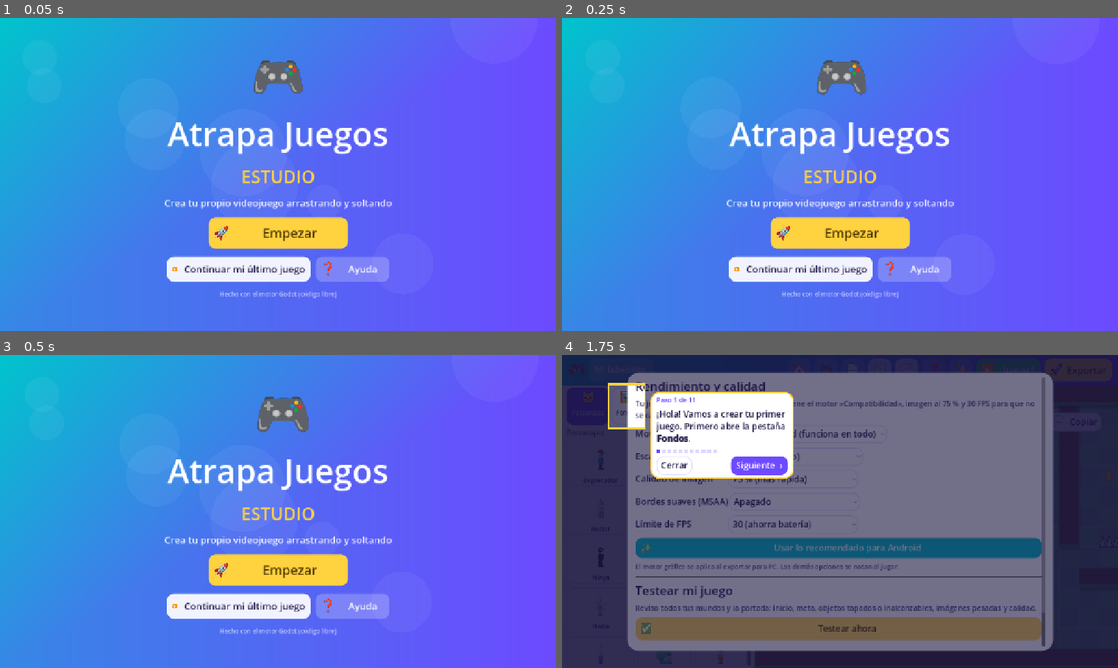
Above: before the commit, frames 1-4 (two rows, left to right).
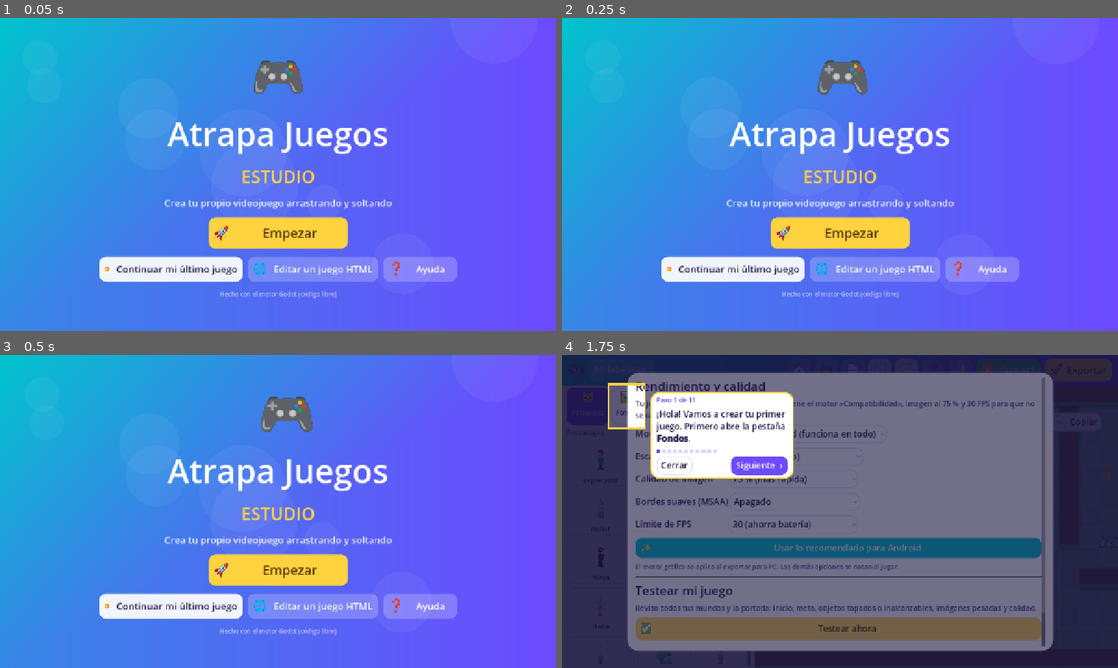
Above: after the commit, the same moments.

Repository: fdoahch-glitch/Atrapa-juegos-
Game: Godot game, scene res://tools/prueba_rendimiento.tscn
The game is run twice, just before and just after one commit, with the same random seed, the same clock (stepped at 60 frames per second) and the same inputs. This scene is started directly instead of the project's main scene.
Inputs (mouse positions are in pixels of both pictures, inside the frame that each line leads up to):
- Up to frame 1 (0.05 s): no input
- Up to frame 2 (0.25 s): no input
- Up to frame 3 (0.5 s): no input
- Up to frame 4 (1.75 s): click (873, 605) at 0.5 s, where only the run after the commit has a clickable "Editar un juego HTML"; click "Testear ahora" at 1.25 s

The runs differ from the first frame. In frame 1, 3.5% of the frame differs, in the area x 17-83%, y 76-85%; in frame 2, 3.7%; in frame 3, 4.0%, in the area x 17-83%, y 13-85%; in frame 4, nothing differs.

Commit message:
Marco de pantalla del celular, medición de FPS, editor visual HTML y guía para mejorar dibujos
Co-Authored-By: Claude Sonnet 5.5 <noreply@anthropic.com>
Claude-Session: https://claude.ai/code/session_01V7GrLYPoGQy1qX7x63m4eT

Diff:
--- a/proyecto/plantilla_juego/scripts/partida.gd
+++ b/proyecto/plantilla_juego/scripts/partida.gd
@@ -75,8 +75,13 @@
 	_musica.play()
 
 
+var _medida := {}
+
+
 func _process(dt: float) -> void:
 	_t += dt
+	if _juego != null and is_instance_valid(_juego):
+		Rendimiento.medir(_medida, dt)
 	if _musica and _juego and "_sonido" in _juego and _juego._sonido:
 		_musica.stream_paused = _juego._sonido.silencio
 	if _titulo:
--- /dev/null
+++ b/proyecto/scripts/editor_html.gd
@@ -0,0 +1,103 @@
+extends RefCounted
+## Editor visual para juegos y páginas HTML. Se abre en el navegador, sin internet.
+
+const RUTA := "user://editor_html.html"
+
+
+static func abrir() -> bool:
+	var f := FileAccess.open(RUTA, FileAccess.WRITE)
+	if f == null:
+		return false
+	f.store_string(PAGINA)
+	f.close()
+	return OS.shell_open(ProjectSettings.globalize_path(RUTA)) == OK
+
+
+const PAGINA := """<!DOCTYPE html>
+<html lang="es"><head><meta charset="utf-8"><title>Editor visual HTML · Atrapa Juegos Estudio</title>
+<style>
+*{box-sizing:border-box}body{margin:0;font-family:system-ui,sans-serif;background:#241b4b;color:#241b4b;display:flex;flex-direction:column;height:100vh}
+header{background:linear-gradient(90deg,#00c4cc,#6d4aff);padding:10px;display:flex;gap:8px;flex-wrap:wrap;align-items:center;color:#fff}
+header b{font-size:18px;margin-right:8px}button,label.btn{background:#fff;color:#241b4b;border:0;border-radius:12px;padding:9px 14px;font-weight:700;cursor:pointer;font-size:14px}
+button.y{background:#ffd23f}button.p{background:#6d4aff;color:#fff}main{flex:1;display:flex;min-height:0}
+#lado{width:290px;background:#fff;padding:12px;overflow:auto;font-size:14px}#lado h3{margin:6px 0}
+#lado label{display:block;margin:8px 0 2px;font-weight:700}#lado input,#lado textarea{width:100%;padding:7px;border:2px solid #e3dfff;border-radius:10px;font-size:14px}
+#lado input[type=color]{height:38px;padding:2px}#cen{flex:1;display:flex;justify-content:center;align-items:flex-start;overflow:auto;padding:12px}
+iframe{background:#fff;border:0;border-radius:10px;width:100%;height:100%;min-height:500px}#msg{color:#fff;margin-left:auto;font-size:13px}
+.fila{display:flex;gap:6px}.fila button{flex:1;padding:7px 4px;font-size:13px;background:#f1efff}
+</style></head><body>
+<header><b>Editor visual HTML</b>
+<label class="btn y">Abrir juego .html<input id="abrir" type="file" accept=".html,.htm" hidden></label>
+<button id="deshacer">Deshacer</button><button id="modo" class="p">Probar el juego</button><button id="guardar" class="y">Descargar HTML</button>
+<span id="msg">Abre tu archivo .html, haz clic en cualquier cosa para editarla y arrastra para moverla.</span></header>
+<main><div id="cen"><iframe id="v" sandbox="allow-same-origin"></iframe></div>
+<aside id="lado"><h3>Elemento</h3><div id="nada">Haz clic en algo de la página.</div>
+<div id="panel" hidden>
+<div id="etq" style="color:#6d4aff;font-weight:700"></div>
+<label>Texto</label><textarea id="txt" rows="3"></textarea>
+<label>Color del texto</label><input id="col" type="color">
+<label>Color de fondo</label><input id="fon" type="color">
+<label>Tamaño de letra (px)</label><input id="tam" type="number" min="6" max="200">
+<label>Ancho (px)</label><input id="anc" type="number" min="0">
+<label>Alto (px)</label><input id="alt" type="number" min="0">
+<label>Esquinas redondas (px)</label><input id="rad" type="number" min="0" max="200">
+<label>Transparencia (0 a 1)</label><input id="opa" type="number" min="0" max="1" step="0.1">
+<label>Cambiar imagen</label><input id="img" type="file" accept="image/*">
+<div class="fila" style="margin-top:10px"><button id="dup">Duplicar</button><button id="del">Borrar</button></div>
+</div><h3 style="margin-top:18px">Agregar</h3>
+<div class="fila"><button id="aT">Texto</button><button id="aB">Botón</button><button id="aC">Caja</button></div>
+<label>Agregar imagen</label><input id="aI" type="file" accept="image/*"></aside></main>
+<script>
+var v=document.getElementById('v'),sel=null,hist=[],modoProbar=false,drag=null,base='';
+function $(i){return document.getElementById(i)}
+function d(){return v.contentDocument}
+function say(t){$('msg').textContent=t}
+function limpio(){var c=d().documentElement.cloneNode(true);
+  c.querySelectorAll('[data-sel]').forEach(function(e){e.removeAttribute('data-sel')});
+  var s=c.querySelector('#__ed');if(s)s.remove();return '<!DOCTYPE html>\\n'+c.outerHTML}
+function snap(){hist.push(limpio());if(hist.length>60)hist.shift()}
+function cargar(h){v.srcdoc=h;v.onload=function(){if(modoProbar)return;
+  var st=d().createElement('style');st.id='__ed';st.textContent='[data-sel]{outline:3px solid #6d4aff!important;outline-offset:2px}*{cursor:default}';
+  d().head.appendChild(st);d().addEventListener('mousedown',dn,true);d().addEventListener('mousemove',mv,true);d().addEventListener('mouseup',up,true);
+  d().addEventListener('click',function(e){e.preventDefault()},true);d().addEventListener('keydown',kd,true);sel=null;mostrar()}}
+function dn(e){e.preventDefault();var t=e.target;if(t===d().documentElement)t=d().body;seleccionar(t);
+  var cs=d().defaultView.getComputedStyle(t);var tx=parseFloat(t.getAttribute('data-x')||0),ty=parseFloat(t.getAttribute('data-y')||0);
+  drag={x:e.clientX,y:e.clientY,tx:tx,ty:ty,moved:false}}
+function mv(e){if(!drag||!sel||sel===d().body)return;var dx=e.clientX-drag.x,dy=e.clientY-drag.y;
+  if(!drag.moved&&Math.abs(dx)+Math.abs(dy)<4)return;if(!drag.moved){snap();drag.moved=true}
+  mover(sel,drag.tx+dx,drag.ty+dy)}
+function up(){drag=null}
+function mover(el,x,y){el.setAttribute('data-x',x);el.setAttribute('data-y',y);el.style.transform='translate('+x+'px,'+y+'px)'}
+function kd(e){if(!sel||sel===d().body)return;var s=e.shiftKey?10:1,x=parseFloat(sel.getAttribute('data-x')||0),y=parseFloat(sel.getAttribute('data-y')||0),m=true;
+  if(e.key=='ArrowLeft')x-=s;else if(e.key=='ArrowRight')x+=s;else if(e.key=='ArrowUp')y-=s;else if(e.key=='ArrowDown')y+=s;else if(e.key=='Delete'){borrar();return}else m=false;
+  if(m){e.preventDefault();snap();mover(sel,x,y)}}
+function seleccionar(t){if(sel)sel.removeAttribute('data-sel');sel=t;sel.setAttribute('data-sel','1');mostrar()}
+function hex(c){var m=c.match(/\\d+/g);if(!m||(m.length>3&&+m[3]===0))return '#ffffff';return '#'+m.slice(0,3).map(function(n){return ('0'+(+n).toString(16)).slice(-2)}).join('')}
+function mostrar(){$('nada').hidden=!!sel;$('panel').hidden=!sel;if(!sel)return;
+  var cs=d().defaultView.getComputedStyle(sel);$('etq').textContent='<'+sel.tagName.toLowerCase()+'>'+(sel.id?' #'+sel.id:'');
+  $('txt').value=sel.children.length===0?sel.textContent:'(tiene otros elementos dentro)';$('txt').disabled=sel.children.length!==0;
+  $('col').value=hex(cs.color);$('fon').value=hex(cs.backgroundColor);$('tam').value=parseFloat(cs.fontSize);
+  $('anc').value=Math.round(sel.getBoundingClientRect().width);$('alt').value=Math.round(sel.getBoundingClientRect().height);
+  $('rad').value=parseFloat(cs.borderRadius)||0;$('opa').value=cs.opacity}
+function cambiar(id,fn){$(id).addEventListener('input',function(){if(!sel)return;snap();fn($(id).value)})}
+cambiar('txt',function(x){sel.textContent=x});cambiar('col',function(x){sel.style.color=x});cambiar('fon',function(x){sel.style.backgroundColor=x});
+cambiar('tam',function(x){sel.style.fontSize=x+'px'});cambiar('anc',function(x){sel.style.width=x+'px'});cambiar('alt',function(x){sel.style.height=x+'px'});
+cambiar('rad',function(x){sel.style.borderRadius=x+'px'});cambiar('opa',function(x){sel.style.opacity=x});
+function leer(f,cb){var r=new FileReader();r.onload=function(){cb(r.result)};r.readAsDataURL(f)}
+$('img').onchange=function(e){if(sel&&e.target.files[0]){snap();leer(e.target.files[0],function(u){if(sel.tagName=='IMG')sel.src=u;else sel.style.backgroundImage='url('+u+')'})}};
+function borrar(){if(sel&&sel!==d().body){snap();sel.remove();sel=null;mostrar()}}
+$('del').onclick=borrar;
+$('dup').onclick=function(){if(sel&&sel!==d().body){snap();var c=sel.cloneNode(true);c.removeAttribute('data-sel');sel.after(c);seleccionar(c);mover(c,(+c.getAttribute('data-x')||0)+20,(+c.getAttribute('data-y')||0)+20)}};
+function agregar(el){snap();(sel&&sel!==d().body&&sel.children.length>=0&&sel.tagName!='IMG'&&sel.tagName!='BUTTON'?d().body:d().body).appendChild(el);seleccionar(el)}
+$('aT').onclick=function(){var e=d().createElement('p');e.textContent='Nuevo texto';e.style.cssText='font-size:28px;color:#241b4b';agregar(e)};
+$('aB').onclick=function(){var e=d().createElement('button');e.textContent='Botón';e.style.cssText='font-size:22px;padding:12px 22px;border:0;border-radius:14px;background:#ffd23f';agregar(e)};
+$('aC').onclick=function(){var e=d().createElement('div');e.style.cssText='width:160px;height:100px;background:#6d4aff;border-radius:16px';agregar(e)};
+$('aI').onchange=function(e){if(e.target.files[0])leer(e.target.files[0],function(u){var i=d().createElement('img');i.src=u;i.style.maxWidth='240px';agregar(i)})};
+$('deshacer').onclick=function(){if(hist.length){cargar(hist.pop());say('Deshecho')}};
+$('modo').onclick=function(){if(!base&&!hist.length&&!v.srcdoc)return;var h=limpio();modoProbar=!modoProbar;
+  if(modoProbar){v.setAttribute('sandbox','allow-scripts allow-same-origin allow-pointer-lock');v.srcdoc=h;$('modo').textContent='Volver a editar';say('Probando: los scripts del juego funcionan aquí')}
+  else{v.setAttribute('sandbox','allow-same-origin');cargar(h);$('modo').textContent='Probar el juego';say('Editando')}};
+$('guardar').onclick=function(){var h=modoProbar?v.srcdoc:limpio();var a=document.createElement('a');a.href=URL.createObjectURL(new Blob([h],{type:'text/html'}));a.download='mi-juego-editado.html';a.click();say('Descargado')};
+$('abrir').onchange=function(e){var f=e.target.files[0];if(!f)return;var r=new FileReader();r.onload=function(){base=r.result;hist=[];modoProbar=false;v.setAttribute('sandbox','allow-same-origin');cargar(base);say('Abierto: '+f.name)};r.readAsText(f)};
+cargar('<!DOCTYPE html><html><body style="font-family:sans-serif;text-align:center;padding:60px"><h1>Abre tu juego .html con el botón amarillo</h1><p>Aquí podrás cambiar textos, colores, tamaños, mover y agregar cosas.</p></body></html>');
+</script></body></html>"""
--- a/proyecto/scripts/escenario.gd
+++ b/proyecto/scripts/escenario.gd
@@ -80,6 +80,23 @@
 	draw_rect(Rect2(0, mundo.end.y, size.x, maxf(0.0, size.y - mundo.end.y)), sombra)
 	draw_rect(Rect2(0, mundo.position.y, maxf(0.0, mundo.position.x), mundo.size.y), sombra)
 	draw_rect(Rect2(mundo.end.x, mundo.position.y, maxf(0.0, size.x - mundo.end.x), mundo.size.y), sombra)
+	_dibujar_marco_pantalla()
+
+
+## Marco de la pantalla del celular: lo que se verá de una vez, según vertical u horizontal.
+func _dibujar_marco_pantalla() -> void:
+	if str(Datos.nivel.get("disp", "pc")) != "movil":
+		return
+	var vertical: bool = str(Datos.nivel.get("orient", "horizontal")) == "vertical"
+	var ratio := 9.0 / 16.0 if vertical else 16.0 / 9.0
+	var ancho_celdas := Datos.FILAS * ratio
+	var x0 := 0.0
+	for it in Datos.nivel["items"]:
+		if it["t"] == "player":
+			x0 = clampf(float(it["x"]) + 0.5 - ancho_celdas / 2.0, 0.0, maxf(0.0, float(Datos.nivel["cols"]) - ancho_celdas))
+	var r := Rect2(origen + Vector2(x0 * Z, 0.0), Vector2(ancho_celdas * Z, Datos.FILAS * Z))
+	draw_rect(r, Color(1, 0.85, 0.2, 0.9), false, 3.0)
+	draw_string(ThemeDB.fallback_font, r.position + Vector2(8, 22), "Pantalla del celular (%s)" % ("vertical" if vertical else "horizontal"), HORIZONTAL_ALIGNMENT_LEFT, -1, 15, Color(1, 0.85, 0.2))
 
 
 func _dibujar_mundo(ci: CanvasItem) -> void:
--- a/proyecto/scripts/inicio.gd
+++ b/proyecto/scripts/inicio.gd
@@ -8,6 +8,7 @@
 signal dinorun   # ya no se usa; se deja para no romper conexiones antiguas
 
 const Estilo := preload("res://scripts/estilo.gd")
+const EditorHtml := preload("res://scripts/editor_html.gd")
 const Categorias := preload("res://scripts/categorias.gd")
 
 var _scroll: ScrollContainer
@@ -104,6 +105,12 @@
 		var bc := _boton("Continuar mi último juego", "▶", Color(1, 1, 1, 0.92), Estilo.TINTA, 330)
 		bc.pressed.connect(func(): continuar.emit())
 		pie.add_child(bc)
+	var bh := _boton("Editar un juego HTML", "🌐", Color(1, 1, 1, 0.22), Color.WHITE, 300)
+	bh.pressed.connect(func():
+		if not OS.has_feature("web") and not EditorHtml.abrir():
+			bh.text = "  No pude abrir el navegador")
+	if not OS.has_feature("web"):
+		pie.add_child(bh)
 	var ba := _boton("Ayuda", "❓", Color(1, 1, 1, 0.22), Color.WHITE, 170)
 	ba.pressed.connect(func(): ayuda.emit())
 	pie.add_child(ba)
--- a/proyecto/scripts/partida.gd
+++ b/proyecto/scripts/partida.gd
@@ -75,8 +75,13 @@
 	_musica.play()
 
 
+var _medida := {}
+
+
 func _process(dt: float) -> void:
 	_t += dt
+	if _juego != null and is_instance_valid(_juego):
+		Rendimiento.medir(_medida, dt)
 	if _musica and _juego and "_sonido" in _juego and _juego._sonido:
 		_musica.stream_paused = _juego._sonido.silencio
 	if _titulo:
--- a/proyecto/scripts/rendimiento.gd
+++ b/proyecto/scripts/rendimiento.gd
@@ -59,6 +59,34 @@
 	var c := normal(r)
 	var m := "forward_plus" if c["render"] == "vulkan" else "gl_compatibility"
 	return "[rendering]\n\nrenderer/rendering_method=\"%s\"\n" % m
+
+
+# ------------------------------------------------------------------ medición real de FPS
+const ARCHIVO_FPS := "user://rendimiento.json"
+
+## Se llama cada cuadro mientras se juega; guarda el promedio y el mínimo de FPS cada 4 segundos.
+static func medir(m: Dictionary, dt: float) -> void:
+	if dt <= 0.0 or dt > 0.5:
+		return   # pausas o cargas: no cuentan
+	m["t"] = float(m.get("t", 0.0)) + dt
+	m["n"] = int(m.get("n", 0)) + 1
+	m["peor"] = maxf(float(m.get("peor", 0.0)), dt)
+	if float(m["t"]) >= 4.0:
+		var prom := float(m["n"]) / float(m["t"])
+		var f := FileAccess.open(ARCHIVO_FPS, FileAccess.WRITE)
+		if f != null:
+			f.store_string(JSON.stringify({"prom": prom, "min": 1.0 / maxf(float(m["peor"]), 0.001), "plataforma": OS.get_name(), "rend": str(RenderingServer.get_current_rendering_method())}))
+			f.close()
+		m["t"] = 0.0
+		m["n"] = 0
+		m["peor"] = 0.0
+
+
+static func ultima_medicion() -> Dictionary:
+	if not FileAccess.file_exists(ARCHIVO_FPS):
+		return {}
+	var d = JSON.parse_string(FileAccess.get_file_as_string(ARCHIVO_FPS))
+	return d if d is Dictionary else {}
 
 
 # ------------------------------------------------------------------ verificador
@@ -202,6 +230,11 @@
 		res.append(_p(-1, "consejo", "FSR sólo funciona con el motor Vulkan; con «Compatibilidad» no se nota.", "Elegir Vulkan para PC.", {"op": "calidad", "perfil": plataforma}))
 	if total_obj > 1500 and plataforma != "windows":
 		res.append(_p(-1, "consejo", "Tu juego completo tiene muchos objetos (%d)." % total_obj, "Aplicar el perfil recomendado.", {"op": "calidad", "perfil": plataforma}))
+	var med := ultima_medicion()
+	if not med.is_empty() and float(med.get("prom", 60.0)) < 30.0:
+		res.append(_p(-1, "aviso", "En tu última prueba el juego iba a %.0f FPS en promedio (se siente lento)." % float(med["prom"]), "Bajar la calidad: imagen al 75 %% y sin bordes suaves.", {"op": "calidad", "perfil": "android"}))
+	elif not med.is_empty() and float(med.get("min", 60.0)) < 20.0:
+		res.append(_p(-1, "consejo", "Hubo tirones (bajó hasta %.0f FPS) en tu última prueba." % float(med["min"]), "Usar el perfil recomendado para tu plataforma.", {"op": "calidad", "perfil": plataforma}))
 	return res
 
 
--- /dev/null
+++ b/proyecto/tools/prueba_html.gd
@@ -0,0 +1,12 @@
+extends Node
+func _ready() -> void:
+	var E = load("res://scripts/editor_html.gd")
+	var f := FileAccess.open("user://t.html", FileAccess.WRITE)
+	f.store_string(E.PAGINA); f.close()
+	print("PAGINA bytes: ", E.PAGINA.length(), " contiene función: ", E.PAGINA.contains("function limpio"), " barra-n ok: ", E.PAGINA.contains("'\\n'"))
+	var a = load("res://arranque.tscn").instantiate()
+	add_child(a)
+	await get_tree().create_timer(0.8).timeout
+	DirAccess.make_dir_recursive_absolute("/tmp/asis")
+	get_viewport().get_texture().get_image().save_png("/tmp/asis/portada2.png")
+	get_tree().quit()
--- /dev/null
+++ b/proyecto/tools/prueba_html.tscn
@@ -0,0 +1,6 @@
+[gd_scene load_steps=2 format=3]
+
+[ext_resource type="Script" path="res://tools/prueba_html.gd" id="1"]
+
+[node name="P" type="Node"]
+script = ExtResource("1")
Not shown, changed: proyecto/LEEME.md
Not shown, added: proyecto/docs/MEJORAR_DIBUJOS.md
